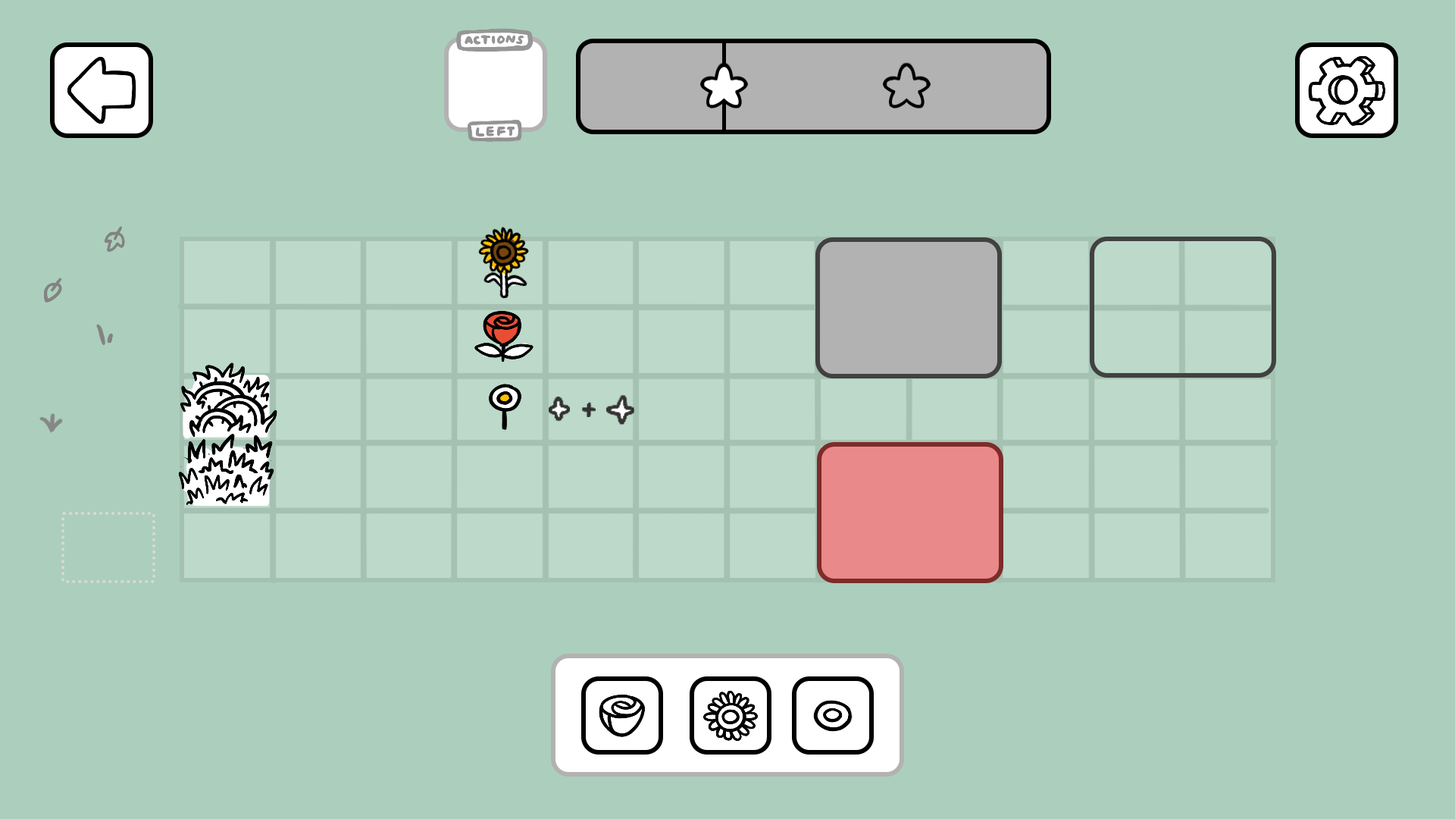
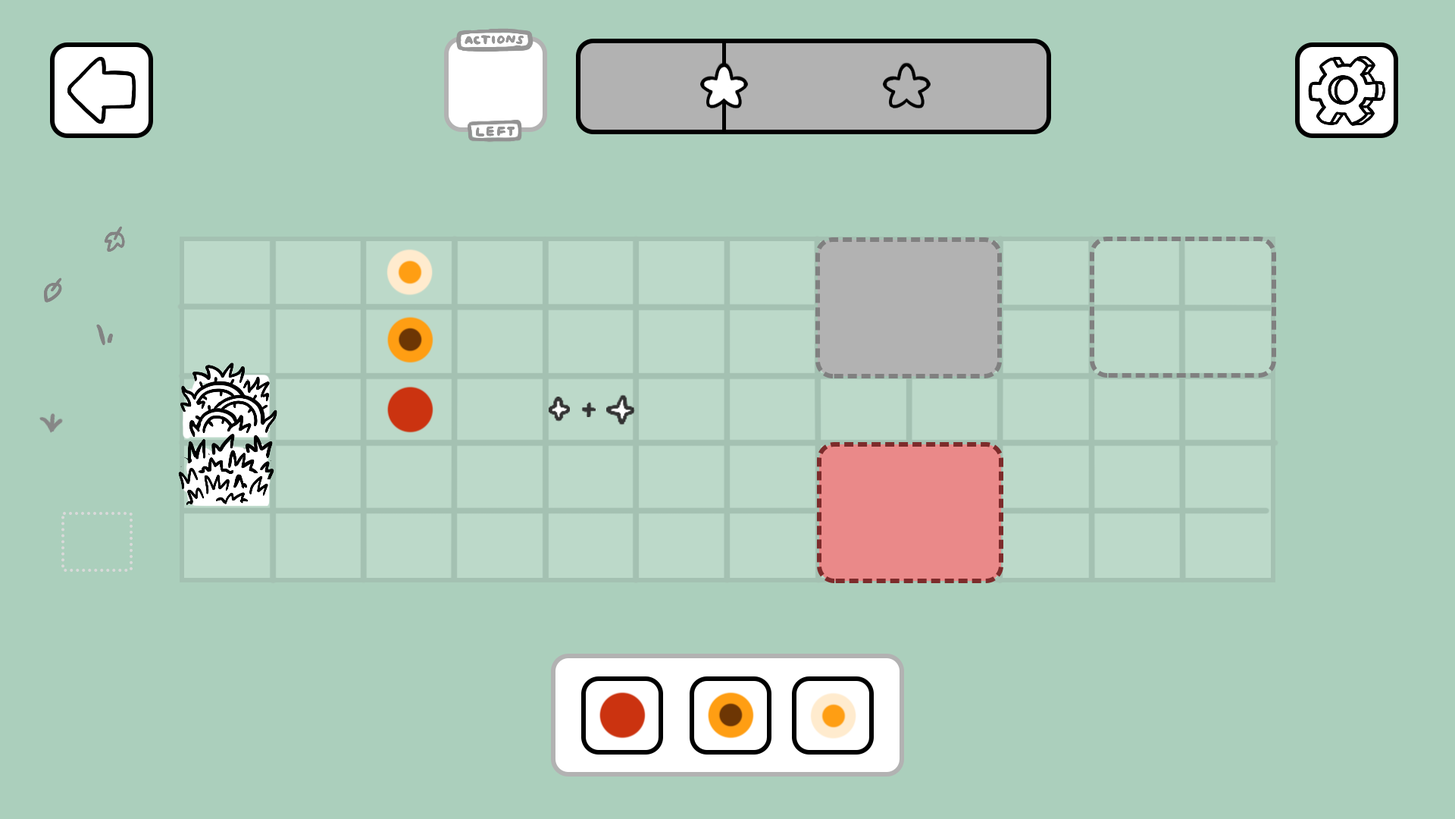
Comparing the layer stacks of the two (1455, 819) images. Changes:
painted on "SelectionBad" over 817, 441, 1004, 583
painted on "InactiveSelection" over 1089, 236, 1277, 378
painted on "SelectionGood" over 815, 237, 1003, 379
added layer "Ebene 78" in group "sampleRose" over 598, 691, 646, 739
hid "roseIcon" over 598, 693, 646, 737
added layer "Ebene 79" in group "sampleSunflower" over 707, 691, 755, 740
hid "sunflowerIcon" over 703, 689, 758, 742
added layer "Ebene 80" in group "sampleDaisy" over 810, 692, 857, 740
hid "daisyIcon" over 813, 699, 854, 732
painted on "empty" over 61, 511, 156, 583
removed layer "daisies1" from group "daisy" over 488, 383, 522, 433
removed layer "Ebene 56" from group "daisy" over 490, 386, 520, 412
added layer "Ebene 77" in group "daisy" over 386, 248, 433, 296
removed layer "sunflowers1" from group "sunflower" over 478, 226, 530, 299
removed layer "Ebene 65" from group "sunflower" over 479, 231, 530, 298
added layer "Ebene 76" in group "sunflower" over 386, 316, 434, 364
removed layer "roses1" from group "rose" over 474, 310, 534, 363
removed layer "Ebene 61" from group "rose" over 476, 312, 533, 361
added layer "Ebene 75" in group "rose" over 386, 385, 434, 433
